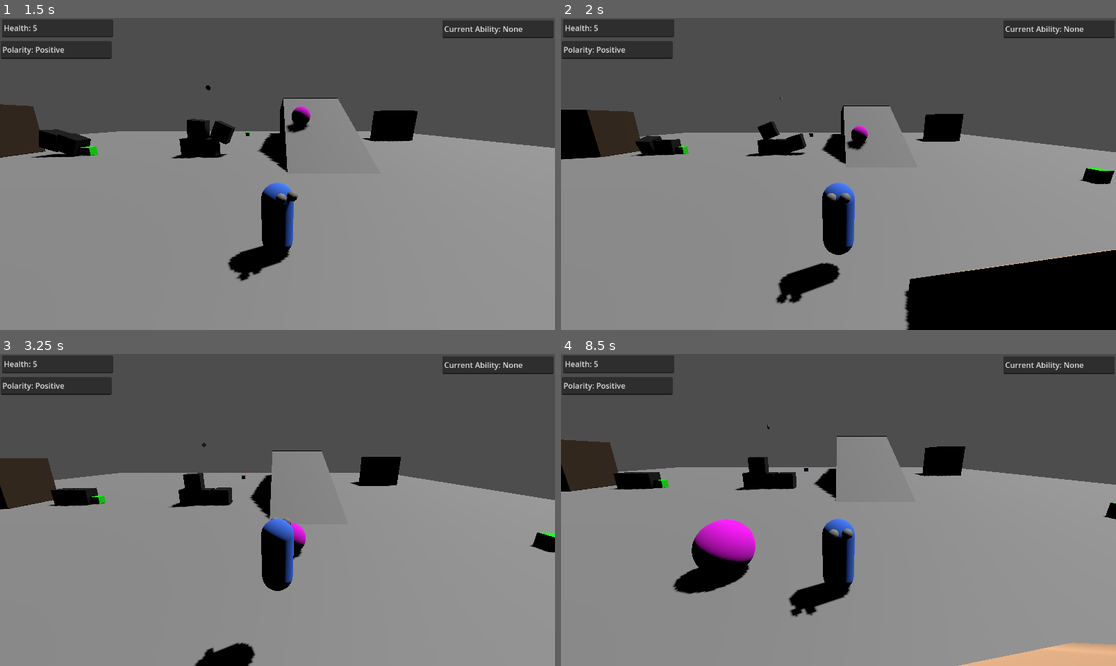
Above: before the commit, frames 1-4 (two rows, left to right).
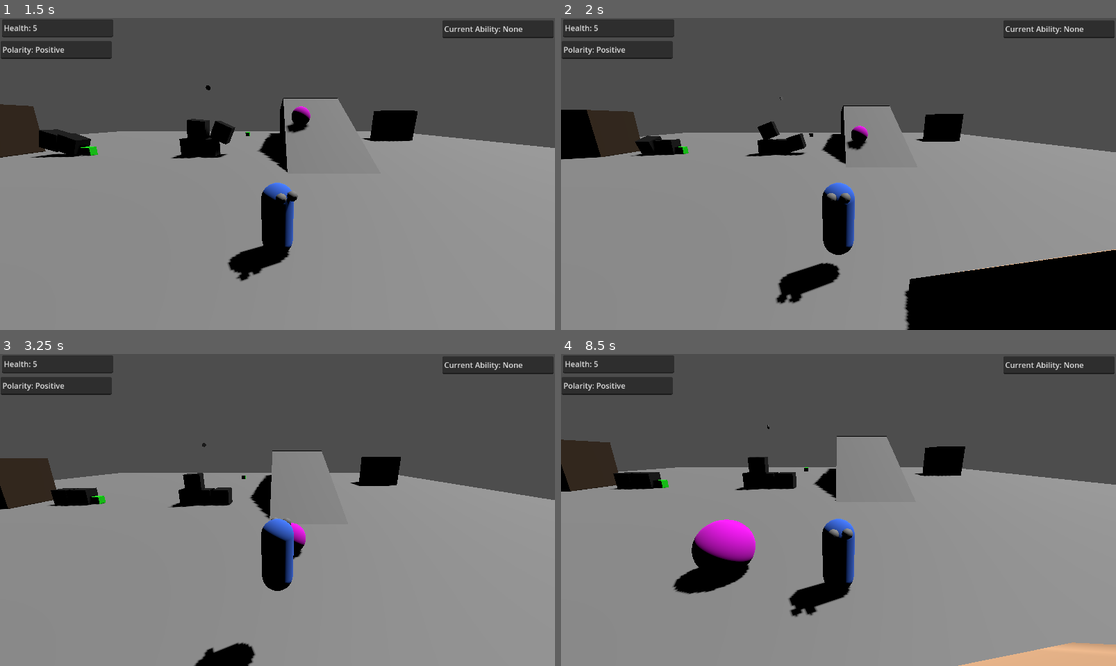
Above: after the commit, the same moments.

Repository: Harry2166/BOTW-in-Godot-and-more
Game: Godot game, scene res://Level/level_1.tscn
Same seed, same stepped clock (60 frames per second), same inputs: the game is played once before the commit and once after it. The engine's default icon, where the game draws it, is replaced by a stand-in: a white triangle on a blue panel in a dark square.
Inputs:
- Up to frame 1 (1.5 s): hold D (move_right) 0.53-1.28 s; tap Space (jump) at 0.77 s; hold Down (move_back) from 1.28 s (still down)
- Up to frame 2 (2 s): keep holding Down (move_back); tap Space (jump) at 1.52 s
- Up to frame 3 (3.25 s): release Down (move_back) at 2.03 s; hold D (move_right) 2.03-2.78 s; hold W (move_forward) from 2.78 s (still down); tap Space (jump) at 3.02 s
- Up to frame 4 (8.5 s): release W (move_forward) at 3.53 s; hold A (move_left) 3.53-5.03 s; tap Space (jump) at 3.77, 4.52, 6.02, 6.77, 7.52 s; hold Down (move_back) 5.03-5.78 s; hold D (move_right) 5.78-6.53 s; hold W (move_forward) 6.53-7.28 s; hold D (move_right) 7.28-8.03 s; hold Down (move_back) from 8.03 s (still down)

Frame 1 is identical in both runs. In frame 2, 0.2% of the frame differs, in the area x 93-100%, y 48-54%; in frame 3, 0.2%; in frame 4, less than 0.1%.

Commit message:
feat: Have limit on number of stasis objects

Diff:
--- a/Level/level_1.tscn
+++ b/Level/level_1.tscn
@@ -88,11 +88,6 @@
 [node name="MetallicBadBox2" parent="Obstacles" instance=ExtResource("7_gajds")]
 transform = Transform3D(1, 0, 0, 0, 1, 0, 0, 0, 1, -15.048, 2.78016, 0)
 
-[node name="MetallicBadBox3" parent="Obstacles" instance=ExtResource("7_gajds")]
-transform = Transform3D(1, 0, 0, 0, 1, 0, 0, 0, 1, 28.5846, 5.25077, 13.8359)
-collision_layer = 1
-collision_mask = 3
-
 [node name="MetallicBlocksNegative" type="Node3D" parent="."]
 
 [node name="MetallicBlockNegative" parent="MetallicBlocksNegative" instance=ExtResource("8_xtmbd")]
--- a/Objects/metallic_block.gd
+++ b/Objects/metallic_block.gd
@@ -2,7 +2,6 @@
 class_name Metal
 @onready var mesh = $MeshInstance3D
 @onready var player = $"../../Player"
-@onready var timer = $Timer
 var direction = Vector3()
 var become_magnetic = false
 var magnetizedMaterial = StandardMaterial3D.new()
@@ -41,8 +40,10 @@
 		mesh.material_override = normalMaterial
 		is_sleeping = false
 
-	if (sleeping and Input.is_action_just_pressed("cancel")) or not player.stop_obj:
+	if (is_sleeping and Input.is_action_just_pressed("cancel")) or not player.stop_obj:
+		is_sleeping = false
 		sleeping = false
+		player.stopped_objs = 1
 
 func go_to_magnet():
 	become_magnetic = true
@@ -50,9 +51,9 @@
 func get_stopped():
 	sleeping = true
 	is_sleeping = true
-	timer.start()
+	$Timer.start()
 
 func _on_timer_timeout():
 	is_sleeping = false
 	sleeping = false
-	print("IM OUT")
+	player.stopped_objs = 1
--- a/Scripts/ball.gd
+++ b/Scripts/ball.gd
@@ -17,6 +17,7 @@
 	if (is_sleeping and Input.is_action_just_pressed("cancel")) or not player.stop_obj:
 		sleeping = false
 		is_sleeping = false
+		player.stopped_objs = 1
 	if is_sleeping and player.stop_obj:
 		mesh.material_override = stopMaterial
 	else:
@@ -31,4 +32,4 @@
 func _on_timer_timeout():
 	is_sleeping = false
 	sleeping = false
-	print("IM OUT")
+	player.stopped_objs = 1
--- a/Scripts/metallic_bad_box.gd
+++ b/Scripts/metallic_bad_box.gd
@@ -12,13 +12,3 @@
 
 func hurt_player():
 	print("ouch")
-
-func get_stopped():
-	sleeping = true
-	is_sleeping = true
-	$Timer.start()
-
-func _on_timer_timeout():
-	is_sleeping = false
-	sleeping = false
-	print("IM OUT")
--- a/Scripts/metallic_block_negative.gd
+++ b/Scripts/metallic_block_negative.gd
@@ -6,13 +6,3 @@
 	normalMaterial.albedo_color = Color(1, 0.173, 0.125,1)
 	potentialMaterial.albedo_color = Color(1, 0.0784314, 0.576471, 1)
 	stopMaterial.albedo_color = Color(0.721569, 0.52549, 0.0431373, 1)
-
-func get_stopped():
-	sleeping = true
-	is_sleeping = true
-	$Timer.start()
-
-func _on_timer_timeout():
-	is_sleeping = false
-	sleeping = false
-	print("IM OUT")
--- a/Scripts/player.gd
+++ b/Scripts/player.gd
@@ -45,6 +45,7 @@
 var is_magnet = false
 var use_wood = false
 var stop_obj = false
+var stopped_objs = 1
 var collision_point = Vector3()
 
 func _ready():
@@ -100,6 +101,7 @@
 				magnet_collision.disabled = true
 				crosshair.visible = true
 				stop_obj = true
+				stopped_objs = 1
 				ability_text.text = "Current Ability: Stasis"
 
 	if Input.is_action_just_pressed("A") and is_magnet:
@@ -130,7 +132,9 @@
 			aim_ray.get_collider().get_used()
 		if stop_obj and aim_ray.get_collider().has_method("get_stopped"):
 			extra_crosshair.visible = true
-			if Input.is_action_pressed("A"): aim_ray.get_collider().get_stopped()
+			if Input.is_action_pressed("A") and stopped_objs == 1:
+				aim_ray.get_collider().get_stopped()
+				stopped_objs -= 1
 	else:
 		extra_crosshair.visible = false
 		#print(aim_ray.get_collider().name)
--- a/Scripts/wood_block.gd
+++ b/Scripts/wood_block.gd
@@ -46,9 +46,10 @@
 		mesh.material_override = normalMaterial
 		is_sleeping = false
 
-	if (sleeping and Input.is_action_just_pressed("cancel")) or not player.stop_obj:
+	if (is_sleeping and Input.is_action_just_pressed("cancel")) or not player.stop_obj:
+		is_sleeping = false
 		sleeping = false
-
+		player.stopped_objs = 1
 func get_used():
 	become_usable = true
 
@@ -66,4 +67,4 @@
 func _on_timer_timeout():
 	is_sleeping = false
 	sleeping = false
-	print("IM OUT")
+	player.stopped_objs = 1
